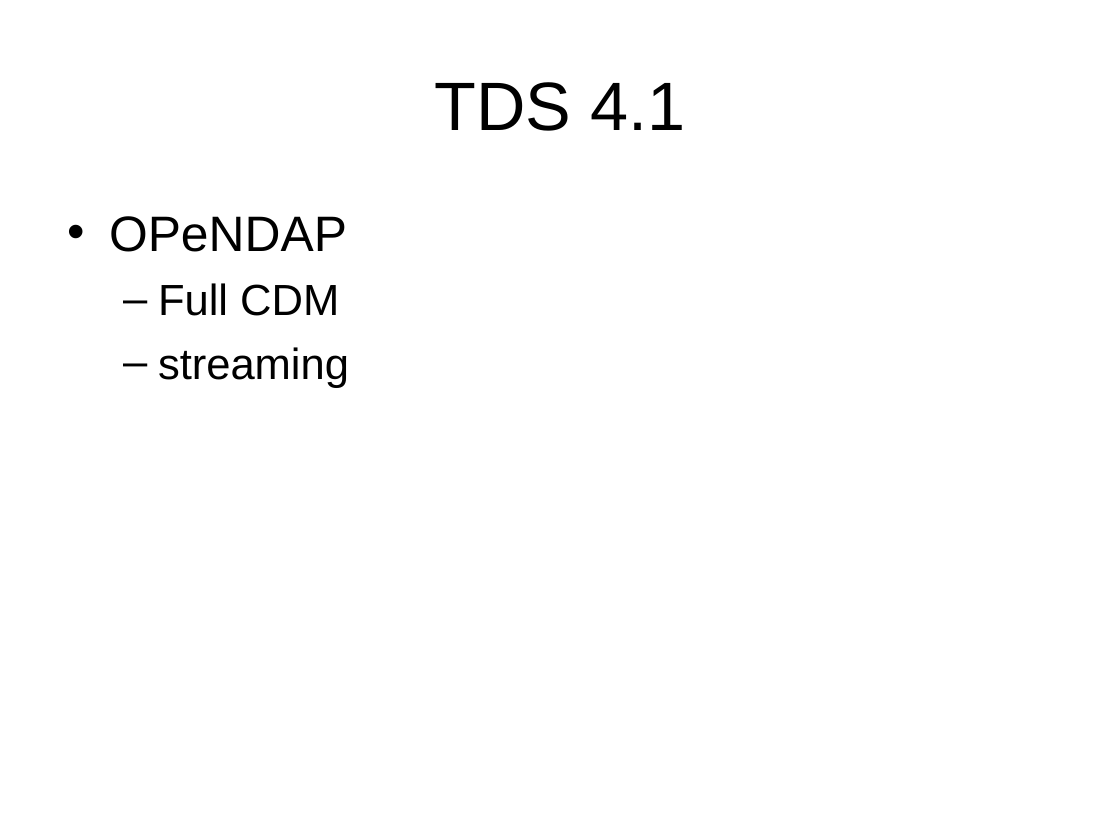
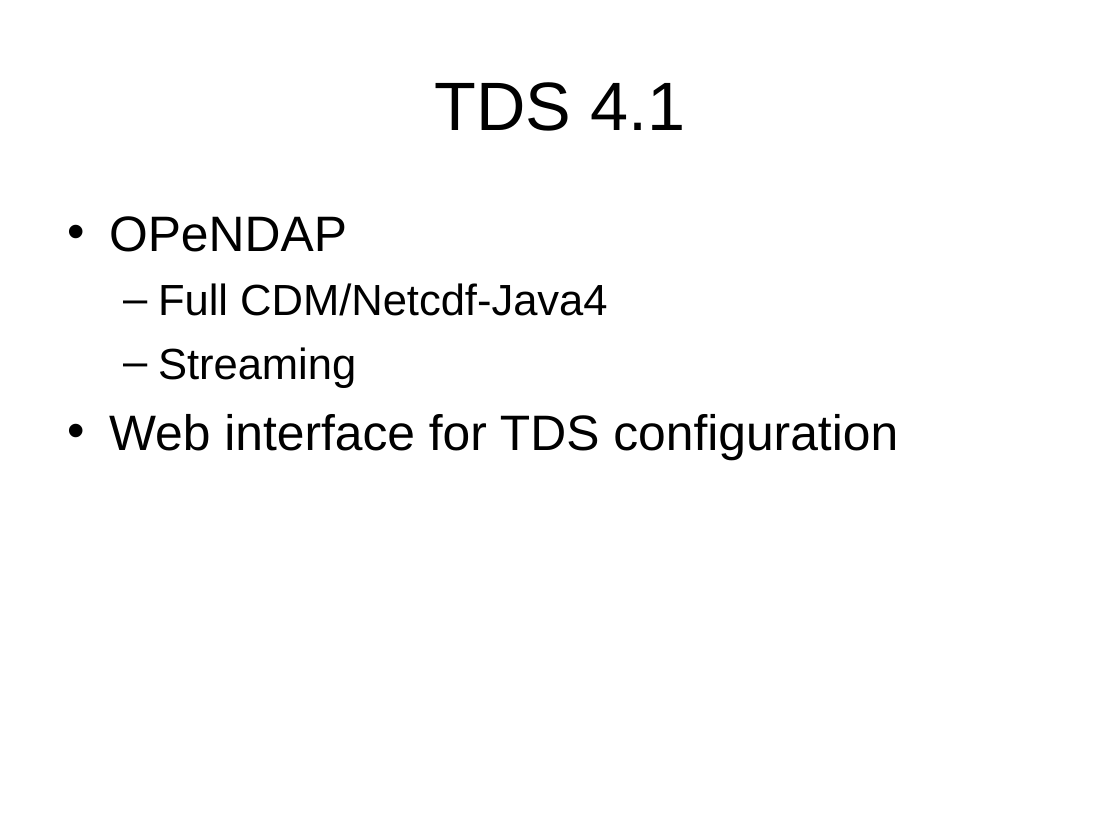
Before and after one commit to ooici-eoi/THREDDS, a slide deck: slide 7 of docs/web/thredds/tech/tutorial/TDS4.ppt (slide 6 before the commit). Drawn at 1120x840 pixels with LibreOffice and Linux fonts; fonts in the diff are those of the drawing; background and template pictures are left out. Boxes give left, top, right and bottom in pixels: in the first picture for what was removed or moved away, otherwise in the second. Text is boxed around its words. In the diff, an @@ line names an element or a change of style, - is before the commit and + after.

```diff
--- a/docs/web/thredds/tech/tutorial/TDS4.ppt
+++ b/docs/web/thredds/tech/tutorial/TDS4.ppt
@@ text at (109,283,898,460): text changed; size 28 to 32 pt @@
-  – Full CDM
-  – streaming
+  – Full CDM/Netcdf-Java4
+  – Streaming
+• Web interface for TDS configuration
```
Also in this commit, not shown: 2 other slides changed, 2 slides added, 3 other files.
